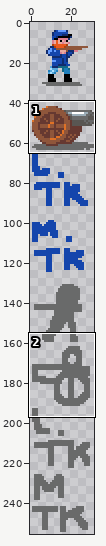
Two versions of one pixel-art file, assets/mission/encounter/units.aseprite. Above, an overview of the earlier version with the close-up marked.
Close-up. First the earlier version:
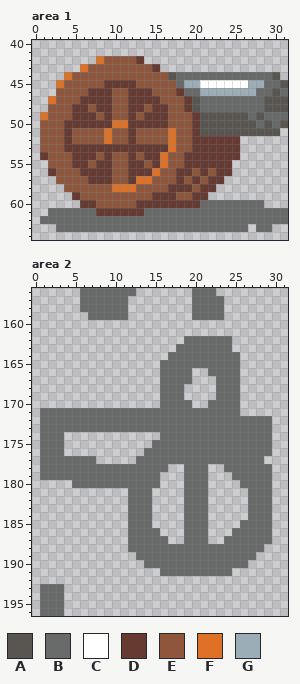
32x256 pixels, 1 frame. Shown: area 1: x 0..31, y 40..64; area 2: x 0..31, y 156..196.
Palette (. is transparent): A #595652  B #696a6a  C #ffffff  D #663931  E #8f563b  F #df7126  G #9badb7
Pixels before, area 1, first column x 1:
42 .......FEEEED..................
43 .....FEEEEEEEED................
44 ...FEEEEEEEEEEEEABBBBBBBBBBBBA.
45 ..FEEEEEDDDDEEEEEBGGCCCCCCGGBBA
46 ..EEEEDDDEEDDDEEEDBBGGGGGGGBBAB
47 .FEEEDDDDEEDDDDEEEDABBBBBBBBAAA
48 .EEEDDEDDEEDDEDDEEDABBBBBBBBAAA
49 FEEEDDDEDEEDEDDDEEEDAAAAAABABBB
50 EEEDDDDDDFFDDDDDEEEDAAAAAAABABA
51 EEEDEEEEFEEDEEEEFEEDAAAAAAAAAA.
52 EEEDEEEEFEEDEEEEFEEDDDDDD......
53 EEEDDDDDDDDDDDDDFEEDDDDDD......
54 DEEEDDDEDEEDEDDFEEDDDDDDD......
55 .EEEDDEDDEEDDEDFEEDDDDDD.......
56 .DEEEDDDDEEDDDFEEDDEDEDD.......
57 ..EEEEDDDEEDFFEEEDEDEDD........
58 ...EEEEEEFFFEEEEDDDEDD.........
59 ....DEEEEEEEEEDDDEEDD..........
60 .....DDEEEEEDDDDDDDDBBBBBBBB...
61 .BBBBBBDDDDDDBBBBBBBBBBBBBBBBBB
62 BBBBBBBBBBBBBBBBBBBBBBBBBBBBBBB
63 ..BBBBBBBBBBBBBBBBBBBBBBBB.BB..
Pixels before, area 2, first column x 1:
156 .....BBBBBBB.......BBB.......
157 .....BBBBBB........BBBB......
158 .....BBBBBB........BBBB......
159 ......BBBBB........BBBB......
160 .............................
161 .............................
162 ..................BBBBBB.....
163 .................BBBBBBB.....
164 ................BBBBBBBBB....
165 ...............BBBBBBBBBB....
166 ...............BBBB..BBBB....
167 ...............BBBB...BBB....
168 ...............BBB....BBB....
169 ...............BBB....BBB....
170 ...............BBBB..BBBB....
171 BBBBBBBBBBBBBBBBBBBBBBBBB....
172 BBBBBBBBBBBBBBBBBBBBBBBBBBBBB
173 BBBBBBBBBBBBBBBBBBBBBBBBBBBBB
174 BBB............BBBBBBBBBBBBBB
175 BBB...........BBBBBBBBBBBBBBB
176 BBB..........BBBBBBBBBBBBBBBB
177 BBBBBBB.....BBBBBBBBBBBBBBBB.
178 BBBBBBBBBBBBBBBB..BBB..BBBBBB
179 BBBBBBBBBBBBBBB...BBB...BBBBB
180 ....BBBBBBBBBBB...BBB....BBBB
181 ...........BBB....BBB.....BBB
182 ...........BBB....BBB.....BBB
183 ...........BBB....BBB.....BBB
184 ...........BBB....BBB.....BBB
185 ...........BBB....BBB....BBBB
186 ...........BBBB...BBB...BBBBB
187 ...........BBBBB..BBB..BBBBBB
188 ...........BBBBBBBBBBBBBBBBB.
189 ............BBBBBBBBBBBBBBB..
190 .............BBBBBBBBBBBBB...
191 ...............BBBBBBBBB.....
192 .............................
193 BBB..........................
194 BBB..........................
195 BBB..........................
196 BBB..........................
After the commit:
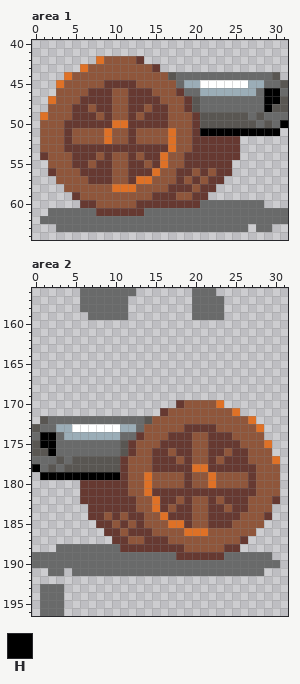
Colours new in this view: H #000000
From the commit log: Tweak cannon shading
Difference:
{"where": "area 1"}
{"y":46,"x":29,"old":"BA","new":"HH"}
{"y":47,"x":29,"old":"AA","new":"HH"}
{"y":48,"x":29,"old":"A","new":"H"}
{"y":50,"x":31,"old":"A","new":"H"}
{"y":51,"x":21,"old":"AAAAAAAAAA","new":"HHHHHHHHHH"}
{"where": "area 2"}
{"y":162,"x":19,"old":"BBBBBB","new":"......"}
{"y":163,"x":18,"old":"BBBBBBB","new":"......."}
{"y":164,"x":17,"old":"BBBBBBBBB","new":"........."}
{"y":165,"x":16,"old":"BBBBBBBBBB","new":".........."}
{"y":166,"x":16,"old":"BBBB","new":"...."}
{"y":166,"x":22,"old":"BBBB","new":"...."}
{"y":167,"x":16,"old":"BBBB","new":"...."}
{"y":167,"x":23,"old":"BBB","new":"..."}
{"y":168,"x":16,"old":"BBB","new":"..."}
{"y":168,"x":23,"old":"BBB","new":"..."}
{"y":169,"x":16,"old":"BBB","new":"..."}
{"y":169,"x":23,"old":"BBB","new":"..."}
{"y":170,"x":16,"old":"BBBB..BBBB","new":"..DEEEEF.."}
{"y":171,"x":1,"old":"BBBBBBBBBBBBBBBBBBBBBBBBB","new":"...............DEEEEEEEEF"}
{"y":172,"x":1,"old":"B","new":"A"}
{"y":172,"x":14,"old":"BBBBBBBBBBBBBBBB","new":"AEEEEEEEEEEEEF.."}
{"y":173,"x":0,"old":".","new":"A"}
{"y":173,"x":3,"old":"BBBBBBBBBB","new":"GGCCCCCCGG"}
{"y":173,"x":14,"old":"BBBBBBBBBBBBBBBB","new":"EEEEEDDDDEEEEEF."}
{"y":174,"x":0,"old":".BB","new":"BHH"}
{"y":174,"x":4,"old":"............BBBBBBBBBBBBBB","new":"GGGGGGGBBDEEEDDDEEDDDEEEE."}
{"y":175,"x":0,"old":".BB","new":"AHH"}
{"y":175,"x":4,"old":"...........BBBBBBBBBBBBBBB","new":"BBBBBBBADEEEDDDDEEDDDDEEEF"}
{"y":176,"x":0,"old":".BB","new":"AAH"}
{"y":176,"x":4,"old":"..........BBBBBBBBBBBBBBBB","new":"BBBBBBBADEEDDEDDEEDDEDDEEE"}
{"y":177,"x":0,"old":".","new":"B"}
{"y":177,"x":3,"old":"B","new":"A"}
{"y":177,"x":5,"old":"BBB.....BBBBBBBBBBBBBBBB..","new":"AAAAAADEEEDDDEDEEDEDDDEEEF"}
{"y":178,"x":0,"old":".","new":"H"}
{"y":178,"x":2,"old":"B","new":"A"}
{"y":178,"x":4,"old":"BBBBBBBBBBBBB..BBB..BBBBBB.","new":"AAAAAAADEEEDDDDDFFDDDDDDEEE"}
{"y":179,"x":1,"old":"BBBBBBBBBBBBBBB...BBB...BBBBB.","new":"HHHHHHHHHHDEEFEEEEDEEFEEEEDEEE"}
{"y":180,"x":5,"old":"BBBBBBBBBBB...BBB....BBBB.","new":".DDDDDDEEFEEEEDEEFEEEEDEEE"}
{"y":181,"x":6,"old":"......BBB....BBB.....BBB.","new":"DDDDDDEEFDDDDDDDDDDDDDEEE"}
{"y":182,"x":6,"old":"......BBB....BBB.....BBB.","new":"DDDDDDDEEFDDEDEEDEDDDEEED"}
{"y":183,"x":7,"old":".....BBB....BBB.....BBB","new":"DDDDDDEEFDEDDEEDDEDDEEE"}
{"y":184,"x":7,"old":".....BBB....BBB.....BBB","new":"DDEDEDDEEFDDDEEDDDDEEED"}
{"y":185,"x":8,"old":"....BBB....BBB....BBBB","new":"DDEDEDEEEFFDEEDDDEEEE."}
{"y":186,"x":9,"old":"...BBBB...BBB...BBBBB","new":"DDEDDDEEEEFFFEEEEEE.."}
{"y":187,"x":10,"old":"..BBBBB..BBB..BBBBBB","new":"DDEEDDDEEEEEEEEED..."}
{"y":188,"x":3,"old":".........BBBBBBBBBBBBBBBBB","new":"BBBBBBBBDDDDDDDDEEEEEDD..."}
{"y":189,"x":0,"old":".............","new":"BBBBBBBBBBBBB"}
{"y":189,"x":18,"old":"BBBBBB","new":"DDDDDD"}
{"y":189,"x":28,"old":"..","new":"BB"}
{"y":190,"x":0,"old":"..............","new":"BBBBBBBBBBBBBB"}
{"y":190,"x":27,"old":"....","new":"BBBB"}
{"y":191,"x":2,"old":"..","new":"BB"}
{"y":191,"x":5,"old":"...........","new":"BBBBBBBBBBB"}
{"y":191,"x":25,"old":"....","new":"BBBB"}
